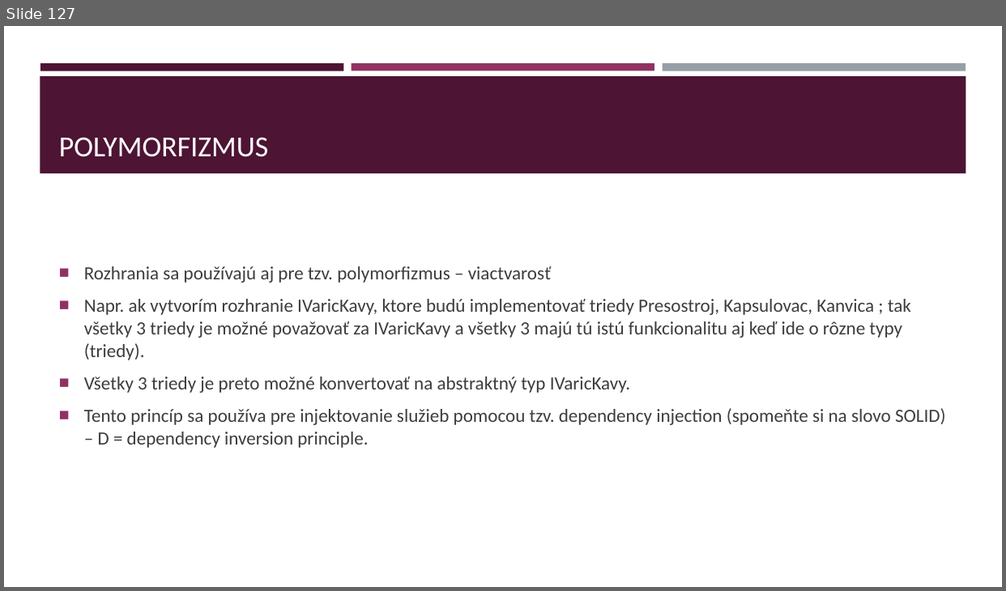
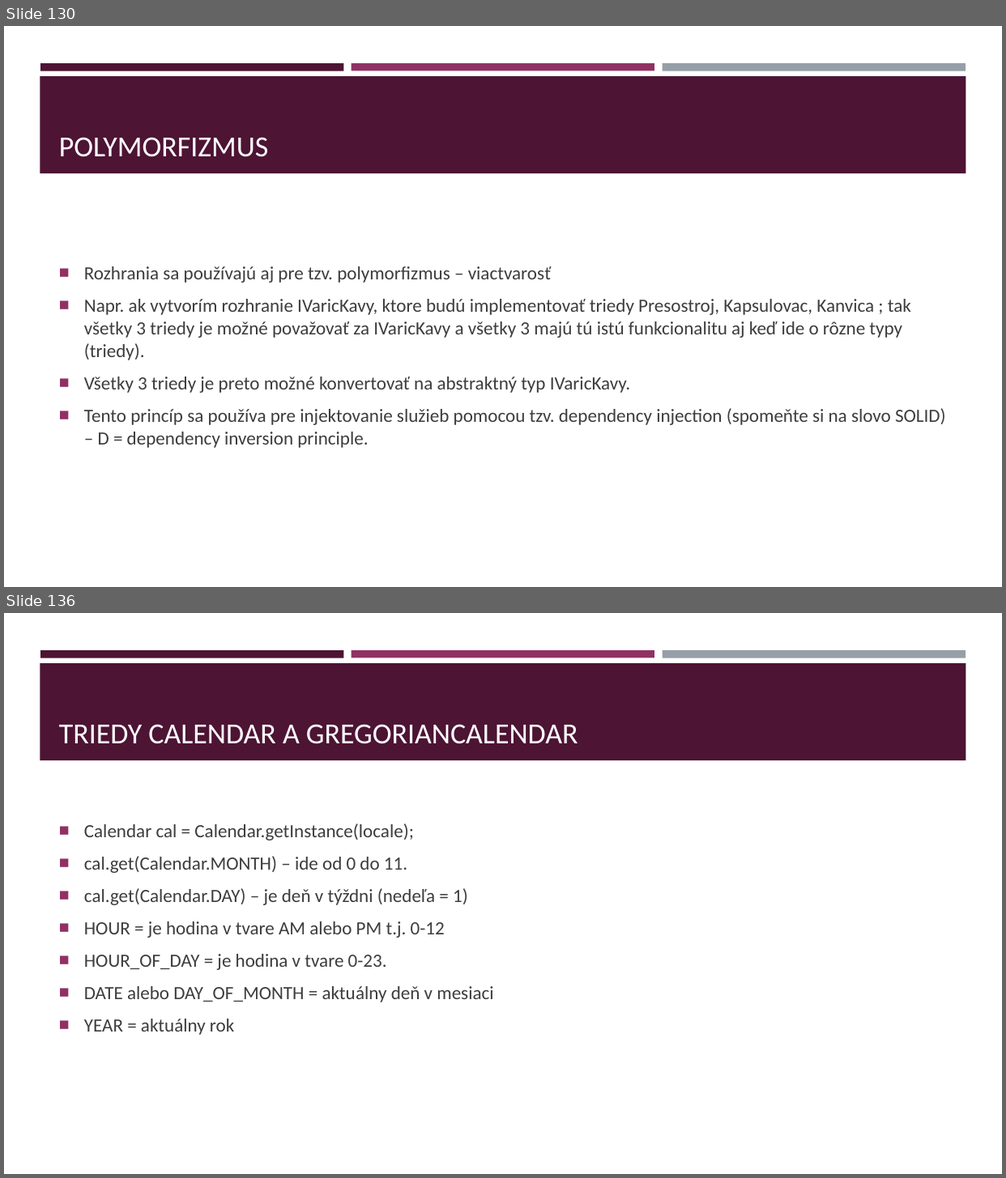
Before and after one commit to gasparv/java-class-basics, a slide deck: JavaZaklady-skolenie.pptx. Shown one above the other, each under a label of ours: slide 127 before the commit, slides 130 and 136 after it; the slides between them are not shown. The pictures are 1006x591 and 1006x1178 pixels, drawn with LibreOffice and Linux fonts; fonts in the diff are those of the drawing. Boxes give left, top, right and bottom in pixels: in the first picture for what was removed or moved away, otherwise in the second. Text is boxed around its words. In the diff, an @@ line names an element or a change of style, - is before the commit and + after.

```diff
--- a/JavaZaklady-skolenie.pptx
+++ b/JavaZaklady-skolenie.pptx
@@ slide 136 added at (4,613,1002,1174), background #FFFFFF; not listed: 4 template elements that a slide beside it also shows @@
@@ title added at (59,724,578,744), 28 pt, text #FFFFFF @@
+TRIEDY CALENDAR A GREGORIANCALENDAR
@@ text added at (84,824,493,1035), 18 pt, text #3D3D3D @@
+■ Calendar cal = Calendar.getInstance(locale);
+■ cal.get(Calendar.MONTH) – ide od 0 do 11.
+■ cal.get(Calendar.DAY) – je deň v týždni (nedeľa = 1)
+■ HOUR = je hodina v tvare AM alebo PM t.j. 0-12
+■ HOUR_OF_DAY = je hodina v tvare 0-23.
+■ DATE alebo DAY_OF_MONTH = aktuálny deň v mesiaci
+■ YEAR = aktuálny rok
@@ what was slide 127 is now slide 130 @@
```
Also in this commit, not shown: 7 slides changed, 22 other slides added.
